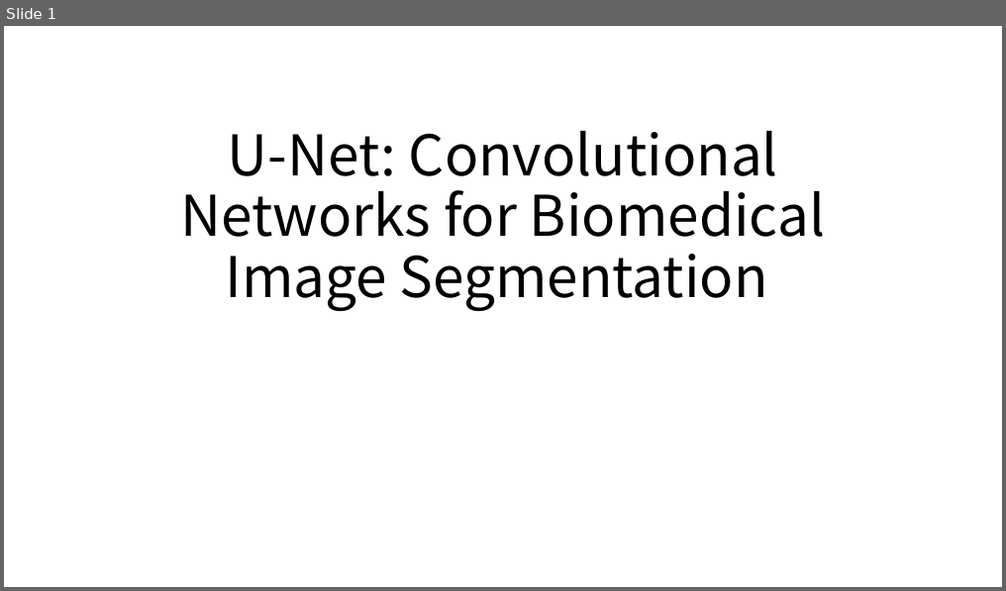
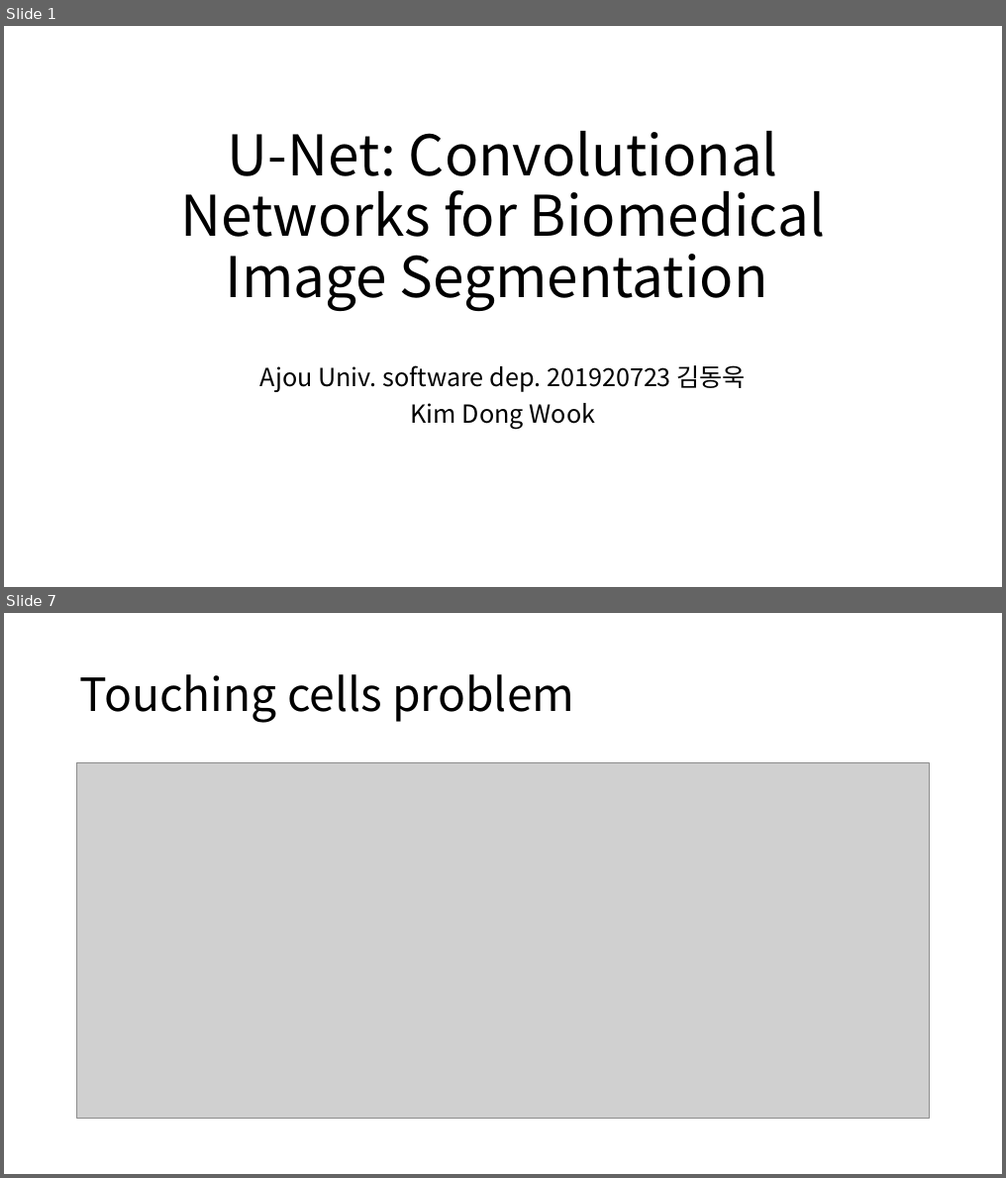
Before and after one commit to kyle1213/deep-learning-study, a slide deck: U-Net.pptx. Shown one above the other, each under a label of ours: slide 1 before the commit, slides 1 and 7 after it; the slides between them are not shown. The pictures are 1006x591 and 1006x1178 pixels, drawn with LibreOffice and Linux fonts; fonts in the diff are those of the drawing; grey boxes stand for pictures. Boxes give left, top, right and bottom in pixels: in the first picture for what was removed or moved away, otherwise in the second. Text is boxed around its words. In the diff, an @@ line names an element or a change of style, - is before the commit and + after.

```diff
--- a/U-Net.pptx
+++ b/U-Net.pptx
@@ slide 7 added at bbox=[4, 613, 1002, 1174], background #FFFFFF @@
@@ title added at bbox=[80, 674, 574, 723], 44 pt, text #000000 @@
+Touching cells problem
@@ picture added at bbox=[77, 762, 930, 1119] @@
@@ slide 1 changed as well @@
@@ subtitle added at bbox=[260, 366, 746, 430], 24 pt, text #000000 @@
+Ajou Univ. software dep. 201920723 김동욱
+Kim Dong Wook
```
Also in this commit, not shown: 6 other slides added.
